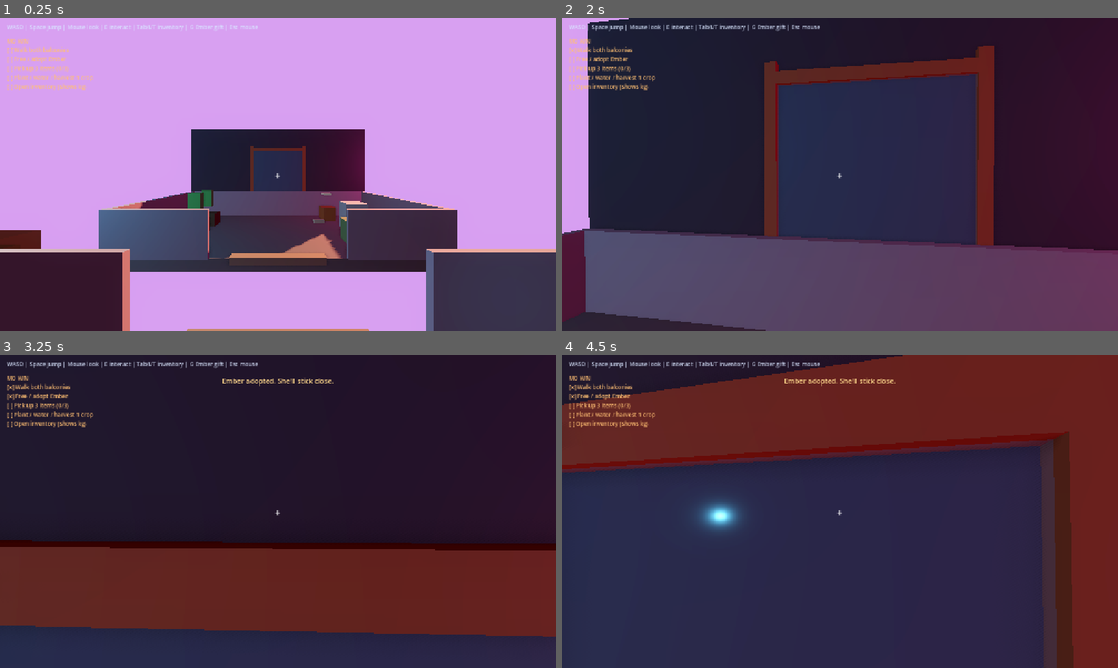
Above: before the commit, frames 1-4 (two rows, left to right).
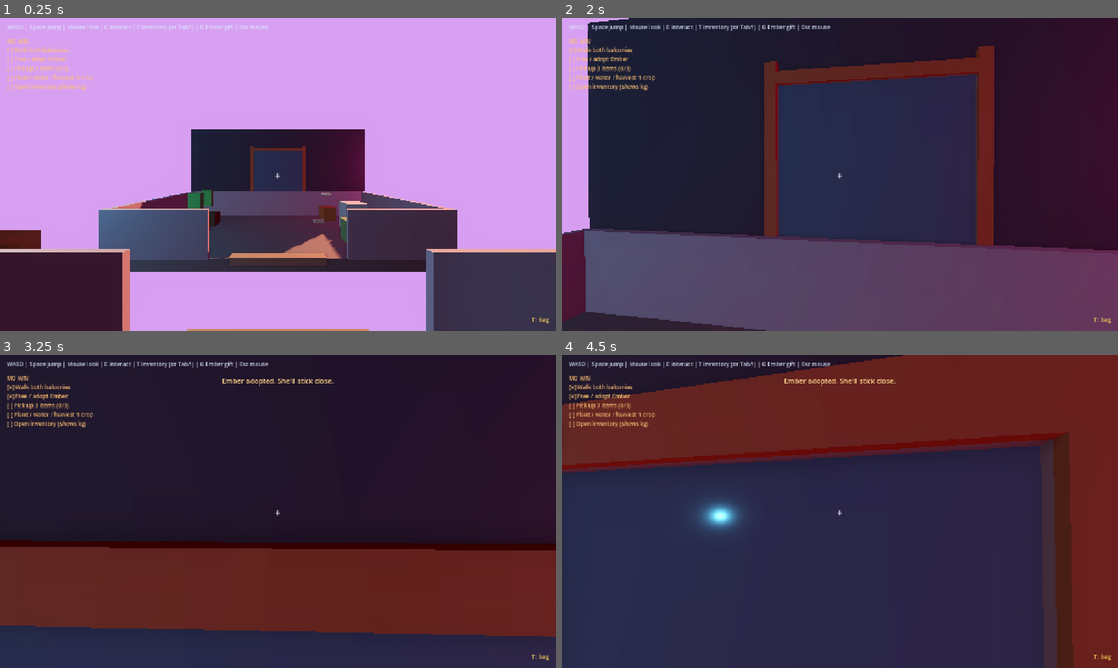
Above: after the commit, the same moments.

Repository: SpaceKitti/Studio
Game: Godot game, scene res://scenes/main.tscn
Same seed, same stepped clock (60 frames per second), same inputs: the game is played once before the commit and once after it.
Inputs (mouse positions are in pixels of both pictures, inside the frame that each line leads up to):
- Up to frame 1 (0.25 s): no input
- Up to frame 2 (2 s): tap Enter at 0.5 s; move the mouse to (867, 174) at 0.52 s; hold W (move_forward) from 0.53 s (still down); tap E (interact) at 0.6 s; click (867, 174) at 0.67 s; tap Space (jump) at 0.77, 1.07, 1.52, 1.82 s; tap I at 0.8, 1.35 s; move the mouse to (812, 174) at 1.27 s; click (812, 174) at 1.42 s; tap T at 1.55 s
- Up to frame 3 (3.25 s): keep holding W (move_forward); move the mouse to (289, 505) at 2.02 s; tap T at 2.1 s; click (289, 505) at 2.17 s; tap Space (jump) at 2.3, 2.85, 3.02 s; move the mouse to (272, 517) at 2.77 s; click (272, 517) at 2.92 s; tap E (interact) at 3.05 s
- Up to frame 4 (4.5 s): keep holding W (move_forward); tap Space (jump) at 3.32, 3.77, 4.07 s; move the mouse to (878, 514) at 3.52 s; tap E (interact) at 3.6 s; click (878, 514) at 3.67 s; tap I at 3.8, 4.35 s; tap Tab (inventory) at 4.15 s; move the mouse to (795, 508) at 4.27 s; click (795, 508) at 4.42 s

The runs differ from the first frame. In frame 1, 0.1% of the frame differs, in the area x 25-99%, y 2-98%; in frame 2, 0.2%; in frame 3, 0.2%, in the area x 25-99%, y 1-98%; in frame 4, 0.2%.

Commit message:
fix(M0): visible inventory panel + Tab/I/T keys
Opaque StyleBoxFlat on InventoryPanel, toast on open, T hint.
Direct KEY_TAB/I/T handling with action-poll guard; help says T.

Diff:
--- a/slice1/scenes/main.tscn
+++ b/slice1/scenes/main.tscn
@@ -56,7 +56,7 @@
 offset_bottom = 40.0
 theme_override_colors/font_color = Color(0.85, 0.9, 1, 0.9)
 theme_override_font_sizes/font_size = 13
-text = "WASD · Space jump · Mouse look · E interact · Tab inventory · G Ember gift · Esc mouse"
+text = "WASD | Space jump | Mouse look | E interact | T inventory (or Tab/I) | G Ember gift | Esc mouse"
 
 [node name="WinChecklist" type="Label" parent="HUD/Root"]
 layout_mode = 0
--- a/slice1/scripts/hud.gd
+++ b/slice1/scripts/hud.gd
@@ -15,6 +15,8 @@
 var _inv_open: bool = false
 var _desk_open: bool = false
 var _crosshair: Label = null
+var _bag_hint: Label = null
+var _inv_style_applied: bool = false
 
 func _ready() -> void:
 	add_to_group("hud")
@@ -30,7 +32,7 @@
 	prompt_label.offset_top = -96.0
 	prompt_label.offset_bottom = -40.0
 	toast_label.text = ""
-	help_label.text = "WASD | Space jump | Mouse look | E interact | Tab/I/T inventory | G Ember gift | Esc mouse"
+	help_label.text = "WASD | Space jump | Mouse look | E interact | T inventory (or Tab/I) | G Ember gift | Esc mouse"
 	inv_panel.visible = false
 	desk_panel.visible = false
 	craft_btn.disabled = true
@@ -42,8 +44,10 @@
 	Inventory.rejected.connect(func(r: String): toast(r))
 	GameState.win_updated.connect(_refresh_win)
 	GameState.toast_request.connect(func(t: String): toast(t))
+	_apply_inv_style()
 	_refresh_win()
 	_ensure_crosshair()
+	_ensure_bag_hint()
 
 func _process(delta: float) -> void:
 	if _toast_timer > 0.0:
@@ -66,7 +70,24 @@
 	toast_label.text = text
 	_toast_timer = duration
 
+func _apply_inv_style() -> void:
+	if _inv_style_applied or inv_panel == null:
+		return
+	var sb := StyleBoxFlat.new()
+	sb.bg_color = Color(0.08, 0.1, 0.14, 0.94)
+	sb.border_color = Color(1.0, 0.85, 0.35)
+	sb.set_border_width_all(2)
+	sb.set_corner_radius_all(6)
+	sb.content_margin_left = 8.0
+	sb.content_margin_right = 8.0
+	sb.content_margin_top = 8.0
+	sb.content_margin_bottom = 8.0
+	inv_panel.add_theme_stylebox_override("panel", sb)
+	inv_panel.z_index = 100
+	_inv_style_applied = true
+
 func toggle_inventory() -> void:
+	_apply_inv_style()
 	_inv_open = not _inv_open
 	inv_panel.visible = _inv_open
 	if _inv_open:
@@ -74,6 +95,9 @@
 		desk_panel.visible = false
 		GameState.mark_inventory_open()
 		_refresh_inv()
+		inv_panel.z_index = 100
+		inv_panel.move_to_front()
+		toast("Inventory — Tab/I/T to close")
 		Input.mouse_mode = Input.MOUSE_MODE_VISIBLE
 	else:
 		Input.mouse_mode = Input.MOUSE_MODE_CAPTURED
@@ -87,10 +111,14 @@
 	Input.mouse_mode = Input.MOUSE_MODE_VISIBLE
 
 func _refresh_inv() -> void:
+	# Always keep readable text ready; still only show panel when open.
+	var lines := Inventory.summary_lines()
+	if lines.is_empty():
+		inv_text.text = "INVENTORY\nBackpack: 0.0 / 25.0 kg\n  (empty)\nHands: free"
+	else:
+		inv_text.text = "INVENTORY\n" + "\n".join(lines)
 	if not _inv_open:
 		return
-	var lines := Inventory.summary_lines()
-	inv_text.text = "INVENTORY\n" + "\n".join(lines)
 
 func _refresh_desk() -> void:
 	var lines: PackedStringArray = PackedStringArray()
@@ -144,3 +172,21 @@
 	_crosshair.offset_top = -12.0
 	_crosshair.offset_bottom = 12.0
 	root.add_child(_crosshair)
+
+func _ensure_bag_hint() -> void:
+	if _bag_hint != null and is_instance_valid(_bag_hint):
+		return
+	var root := $Root
+	_bag_hint = Label.new()
+	_bag_hint.name = "BagHint"
+	_bag_hint.text = "T: bag"
+	_bag_hint.add_theme_font_size_override("font_size", 14)
+	_bag_hint.add_theme_color_override("font_color", Color(1.0, 0.85, 0.35, 0.9))
+	_bag_hint.mouse_filter = Control.MOUSE_FILTER_IGNORE
+	_bag_hint.set_anchors_preset(Control.PRESET_BOTTOM_RIGHT)
+	_bag_hint.offset_left = -96.0
+	_bag_hint.offset_right = -16.0
+	_bag_hint.offset_top = -36.0
+	_bag_hint.offset_bottom = -12.0
+	_bag_hint.horizontal_alignment = HORIZONTAL_ALIGNMENT_RIGHT
+	root.add_child(_bag_hint)
--- a/slice1/scripts/player.gd
+++ b/slice1/scripts/player.gd
@@ -14,6 +14,7 @@
 var _nearby: Area3D = null
 var _hud: Node = null
 var _spawn_xform: Transform3D
+var _inv_toggle_frame: int = -1
 
 func _ready() -> void:
 	Input.mouse_mode = Input.MOUSE_MODE_CAPTURED
@@ -28,12 +29,18 @@
 	interact_ray.collide_with_bodies = false
 	interact_ray.collision_mask = 4
 
+func _input(event: InputEvent) -> void:
+	_try_inventory_key(event)
+
 func _unhandled_input(event: InputEvent) -> void:
 	if event is InputEventMouseMotion and Input.mouse_mode == Input.MOUSE_MODE_CAPTURED:
 		rotate_y(-event.relative.x * MOUSE_SENS)
 		_pitch = clamp(_pitch - event.relative.y * MOUSE_SENS, deg_to_rad(-80.0), deg_to_rad(80.0))
 		camera.rotation.x = _pitch
 	elif event is InputEventKey and event.pressed and not event.echo:
+		if _is_inventory_key(event):
+			_toggle_inv_handled(event)
+			return
 		match event.keycode:
 			KEY_ESCAPE:
 				if Input.mouse_mode == Input.MOUSE_MODE_CAPTURED:
@@ -52,6 +59,28 @@
 	elif event is InputEventMouseButton and event.pressed and event.button_index == MOUSE_BUTTON_LEFT:
 		if Input.mouse_mode != Input.MOUSE_MODE_CAPTURED:
 			Input.mouse_mode = Input.MOUSE_MODE_CAPTURED
+
+func _try_inventory_key(event: InputEvent) -> void:
+	if event is InputEventKey and event.pressed and not event.echo and _is_inventory_key(event):
+		_toggle_inv_handled(event)
+
+func _is_inventory_key(event: InputEventKey) -> bool:
+	# Prefer physical_keycode — project.godot binds Tab/I/T that way; keycode can be 0.
+	var codes: Array[int] = [event.keycode, event.physical_keycode]
+	for c in codes:
+		if c == KEY_TAB or c == KEY_I or c == KEY_T:
+			return true
+	return false
+
+func _toggle_inv_handled(event: InputEvent) -> void:
+	var f := Engine.get_process_frames()
+	if f == _inv_toggle_frame:
+		get_viewport().set_input_as_handled()
+		return
+	_inv_toggle_frame = f
+	if _hud and _hud.has_method("toggle_inventory"):
+		_hud.call("toggle_inventory")
+	get_viewport().set_input_as_handled()
 
 func _physics_process(delta: float) -> void:
 	if not is_on_floor():
@@ -76,9 +105,13 @@
 
 	if Input.is_action_just_pressed("interact"):
 		_try_interact()
+	# Keep action poll as backup (Tab/I/T bound on inventory action).
 	if Input.is_action_just_pressed("inventory"):
-		if _hud and _hud.has_method("toggle_inventory"):
-			_hud.call("toggle_inventory")
+		var f := Engine.get_process_frames()
+		if f != _inv_toggle_frame:
+			_inv_toggle_frame = f
+			if _hud and _hud.has_method("toggle_inventory"):
+				_hud.call("toggle_inventory")
 
 func _respawn() -> void:
 	global_transform = _spawn_xform
